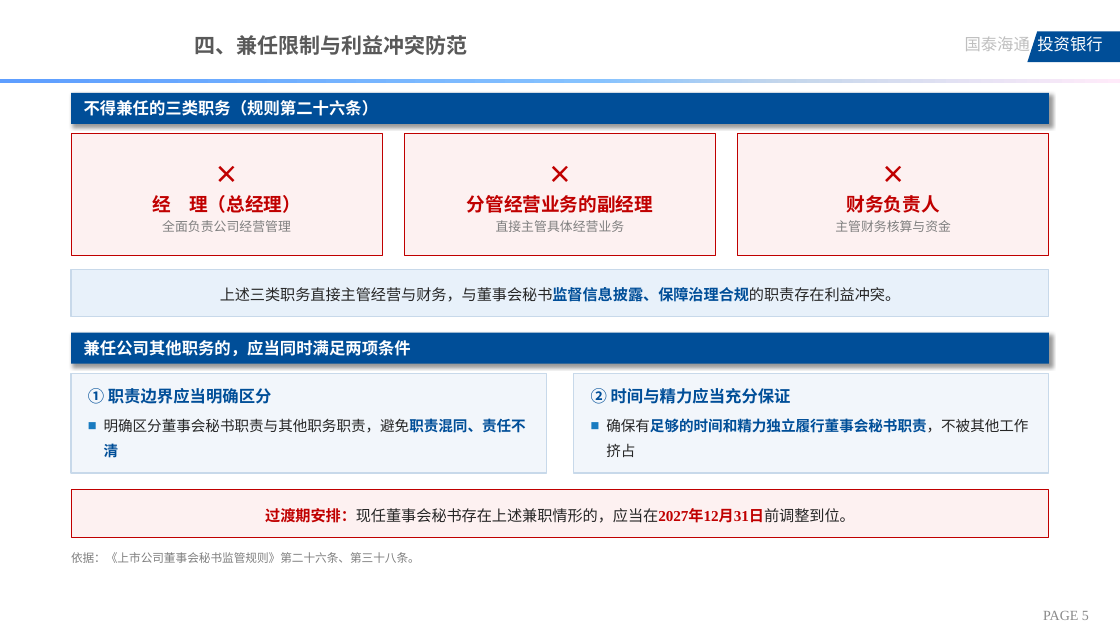
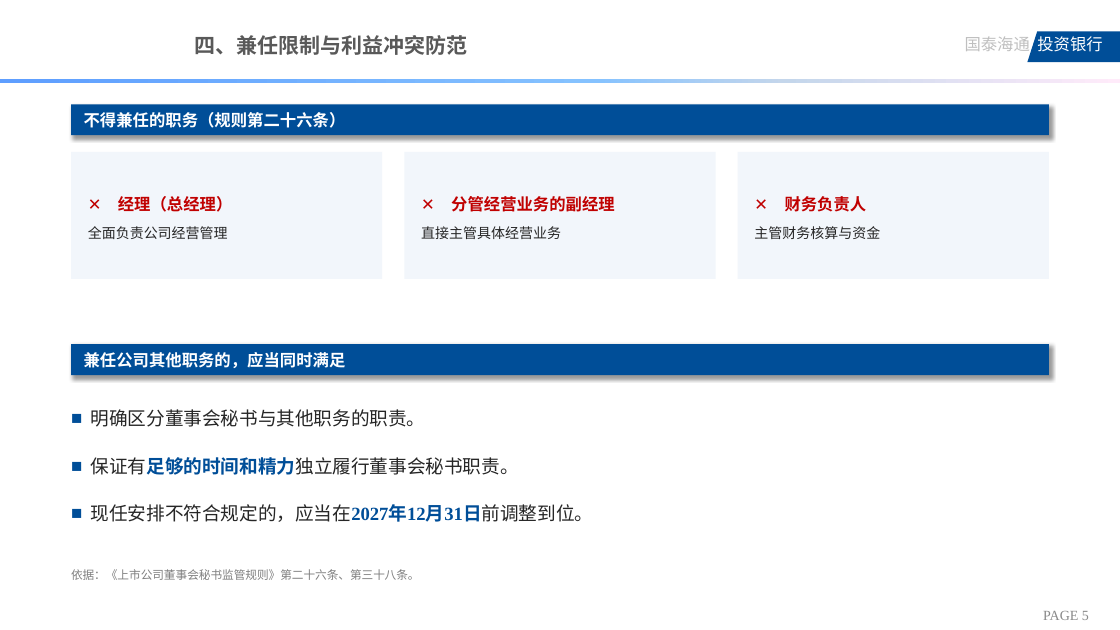
Before and after one commit to xid013-ux/JXD, a slide deck: slide 5 of output/上市公司董事会秘书选聘指引.pptx. Drawn at 1120x630 pixels with LibreOffice and Linux fonts; fonts in the diff are those of the drawing; background and template pictures are left out. Boxes give left, top, right and bottom in pixels: in the first picture for what was removed or moved away, otherwise in the second. Text is boxed around its words. In the diff, an @@ line names an element or a change of style, - is before the commit and + after.

```diff
--- a/output/上市公司董事会秘书选聘指引.pptx
+++ b/output/上市公司董事会秘书选聘指引.pptx
@@ rectangle "不得兼任的职务（规则第二十六条）": place and size @@
-rectangle "不得兼任的职务（规则第二十六条）" at bbox=[71, 92, 1049, 124]
+rectangle "不得兼任的职务（规则第二十六条）" at bbox=[71, 104, 1049, 135]
@@ text in rectangle at bbox=[84, 112, 346, 128]: text changed @@
-不得兼任的三类职务（规则第二十六条）
+不得兼任的职务（规则第二十六条）
@@ rectangle "✕ 经理（总经理）": place and size @@
-rectangle "✕ 经理（总经理）" at bbox=[71, 134, 383, 255]
+rectangle "✕ 经理（总经理）" at bbox=[71, 152, 383, 279]
@@ rectangle "✕ 分管经营业务的副经理": place and size @@
-rectangle "✕ 分管经营业务的副经理" at bbox=[404, 134, 716, 255]
+rectangle "✕ 分管经营业务的副经理" at bbox=[404, 152, 716, 279]
@@ fill #FDF1F1 to #F2F6FB; outline #C00000 0.75 pt to none in 3 elements at bbox=[71, 152, 383, 279], bbox=[404, 152, 716, 279], bbox=[738, 152, 1049, 279] @@
@@ rectangle "✕ 财务负责人": place and size @@
-rectangle "✕ 财务负责人" at bbox=[738, 134, 1049, 255]
+rectangle "✕ 财务负责人" at bbox=[738, 152, 1049, 279]
@@ text in rectangle at bbox=[118, 196, 232, 212]: text changed; size 16 to 14 pt @@
-✕
-经 理（总经理）
+✕ 经理（总经理）
@@ text in rectangle at bbox=[451, 196, 615, 212]: text changed; size 16 to 14 pt @@
-✕
-分管经营业务的副经理
+✕ 分管经营业务的副经理
@@ text in rectangle at bbox=[785, 196, 867, 212]: text changed; size 16 to 14 pt @@
-✕
-财务负责人
+✕ 财务负责人
@@ text in rectangle at bbox=[88, 226, 228, 239]: size 11 to 12 pt, text colour #7F7F7F to #262626 in "全面负责公司经营管理"; alignment centre to left; line spacing 1 to 1.4; more space between paragraphs @@
@@ text in rectangle at bbox=[421, 226, 561, 239]: size 11 to 12 pt, text colour #7F7F7F to #262626 in "直接主管具体经营业务"; alignment centre to left; line spacing 1 to 1.4; more space between paragraphs @@
@@ text in rectangle at bbox=[754, 226, 880, 239]: size 11 to 12 pt, text colour #7F7F7F to #262626 in "主管财务核算与资金"; alignment centre to left; line spacing 1 to 1.4; more space between paragraphs @@
@@ rectangle removed at bbox=[71, 269, 1049, 317] @@
-上述三类职务直接主管经营与财务，与董事会秘书监督信息披露、保障治理合规的职责存在利益冲突。
@@ rectangle "兼任公司其他职务的，应当同时满足": place and size @@
-rectangle "兼任公司其他职务的，应当同时满足" at bbox=[71, 333, 1049, 364]
+rectangle "兼任公司其他职务的，应当同时满足" at bbox=[71, 344, 1049, 376]
@@ text in rectangle at bbox=[84, 352, 346, 368]: text changed @@
-兼任公司其他职务的，应当同时满足两项条件
+兼任公司其他职务的，应当同时满足
@@ rectangle removed at bbox=[71, 374, 547, 473] @@
-① 职责边界应当明确区分
-■ 明确区分董事会秘书职责与其他职务职责，避免职责混同、责任不清
@@ rectangle removed at bbox=[574, 374, 1049, 473] @@
-② 时间与精力应当充分保证
-■ 确保有足够的时间和精力独立履行董事会秘书职责，不被其他工作挤占
@@ text "明确区分董事会秘书与其他职务的职责。": place and size @@
-text "明确区分董事会秘书与其他职务的职责。" at bbox=[71, 490, 1049, 538]
+text "明确区分董事会秘书与其他职务的职责。" at bbox=[91, 409, 594, 522]
@@ text "明确区分董事会秘书与其他职务的职责。" at bbox=[91, 409, 594, 522]: vertical alignment middle to top; fill #FDF1F1 to none; outline #C00000 0.75 pt to none @@
@@ text at bbox=[91, 409, 594, 522]: text changed; size 13 to 16 pt @@
-过渡期安排：现任董事会秘书存在上述兼职情形的，应当在2027年12月31日前调整到位。
+■ 明确区分董事会秘书与其他职务的职责。
+■ 保证有足够的时间和精力独立履行董事会秘书职责。
+■ 现任安排不符合规定的，应当在2027年12月31日前调整到位。
@@ text "依据：《上市公司董事会秘书监管规则》第二十六条、第三十八条。": place and size @@
-text "依据：《上市公司董事会秘书监管规则》第二十六条、第三十八条。" at bbox=[71, 552, 420, 563]
+text "依据：《上市公司董事会秘书监管规则》第二十六条、第三十八条。" at bbox=[71, 569, 420, 580]
```
Also in this commit, not shown: 6 other slides changed.
